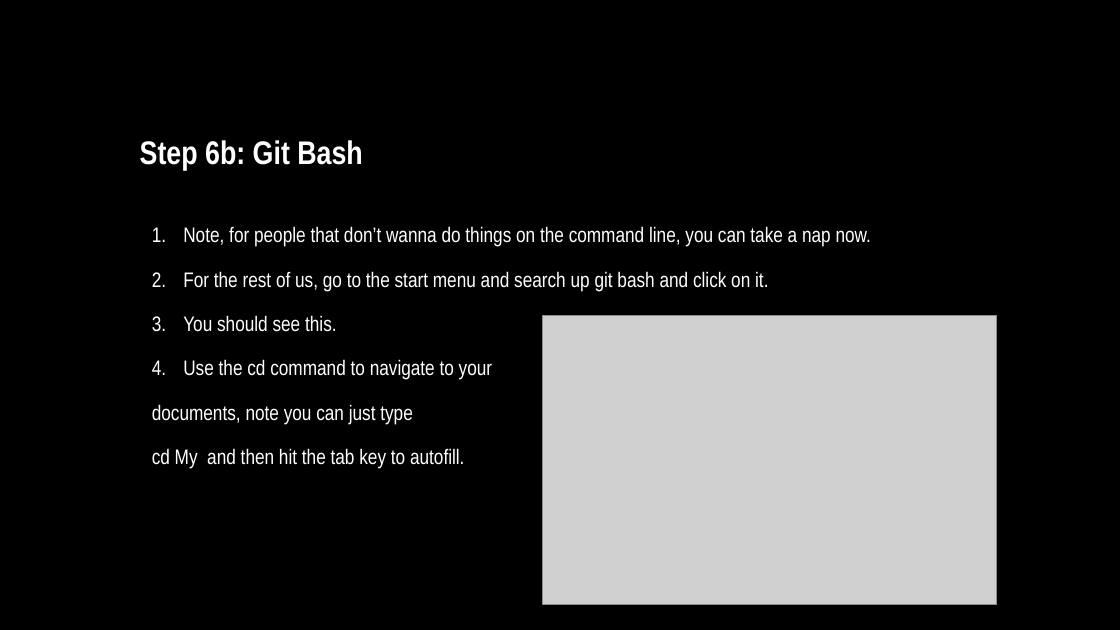
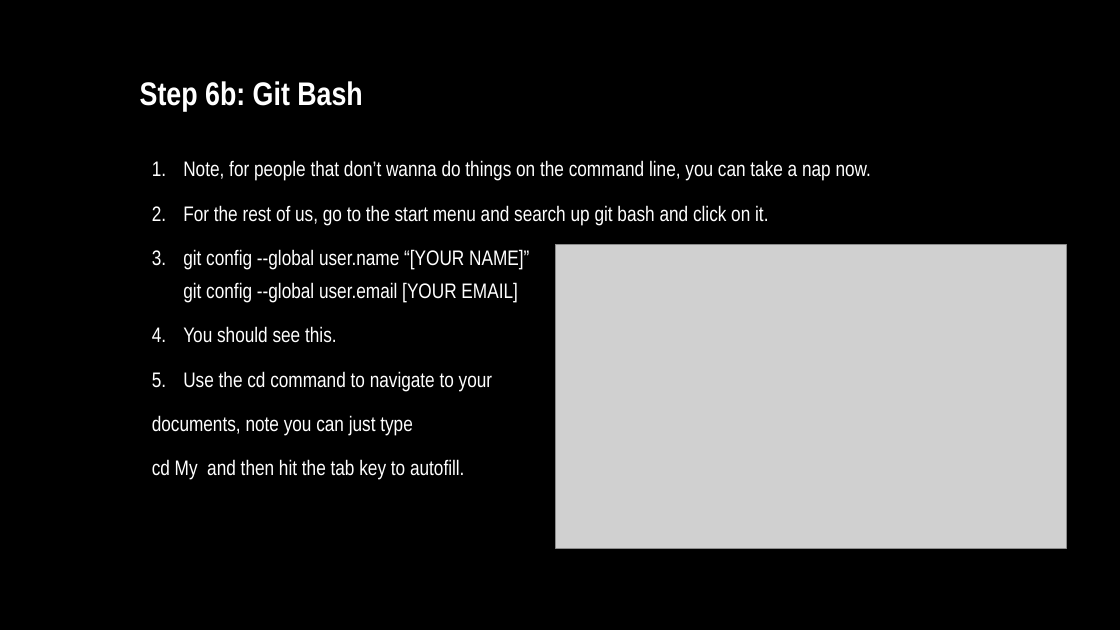
Before and after one commit to stwomac/GitWorkshop, a slide deck: slide 18 of githubWorkshopFinal.pptx (slide 17 before the commit). Drawn at 1120x630 pixels with LibreOffice and Linux fonts; fonts in the diff are those of the drawing; grey boxes stand for pictures. Boxes give left, top, right and bottom in pixels: in the first picture for what was removed or moved away, otherwise in the second. Text is boxed around its words. In the diff, an @@ line names an element or a change of style, - is before the commit and + after.

```diff
--- a/githubWorkshopFinal.pptx
+++ b/githubWorkshopFinal.pptx
@@ title "Step 6b: Git Bash" moved from (x1=140, y1=140, x2=362, y2=170) to (x1=140, y1=81, x2=362, y2=111) @@
@@ text "Note, for people that don’t ..." moved from (x1=152, y1=226, x2=871, y2=469) to (x1=152, y1=160, x2=871, y2=480) @@
@@ text at (x1=183, y1=249, x2=529, y2=303): paragraph added @@
+3. git config --global user.name “[YOUR NAME]”
+   git config --global user.email [YOUR EMAIL]
@@ picture moved from (x1=543, y1=315, x2=997, y2=605) to (x1=556, y1=245, x2=1011, y2=535) @@
@@ picture added at (x1=556, y1=245, x2=1067, y2=549) @@
```
Also in this commit, not shown: 6 other slides changed, 2 slides added.
